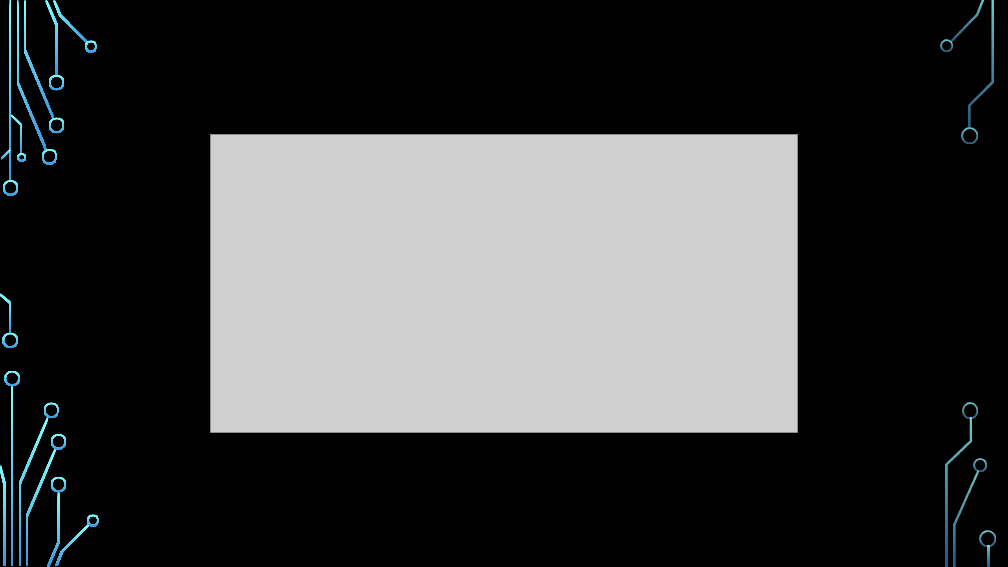
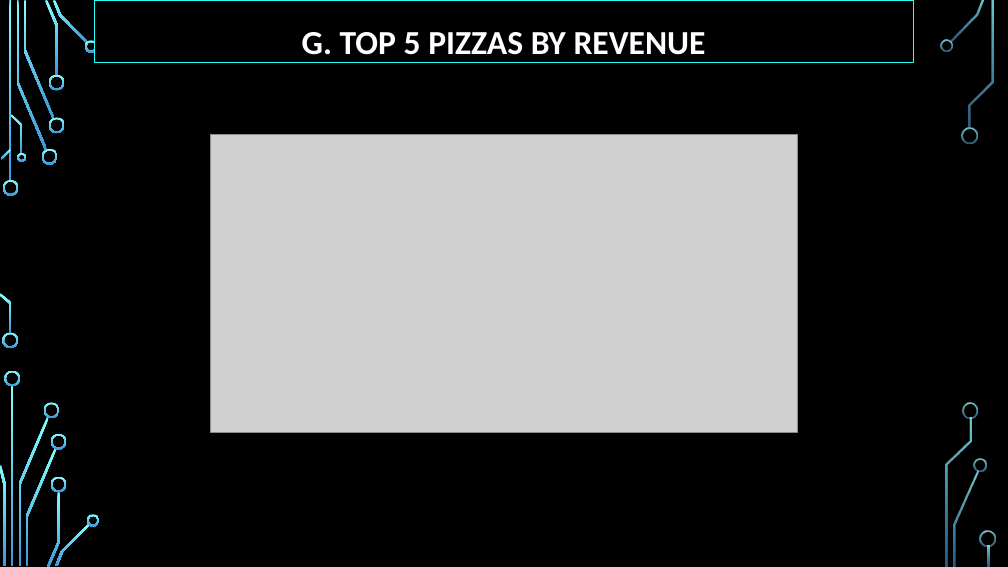
Before and after one commit to Madhavan-Vijayakumar/Projects, a slide deck: slide 12 of Portfolio Projects/Pizza Sales Analysis/SQL/PIZZA SALES REPORT.pptx. Drawn at 1008x567 pixels with LibreOffice and Linux fonts; fonts in the diff are those of the drawing; grey boxes stand for pictures; background and template pictures are left out. Boxes give left, top, right and bottom in pixels: in the first picture for what was removed or moved away, otherwise in the second. Text is boxed around its words. In the diff, an @@ line names an element or a change of style, - is before the commit and + after.

```diff
--- a/Portfolio Projects/Pizza Sales Analysis/SQL/PIZZA SALES REPORT.pptx
+++ b/Portfolio Projects/Pizza Sales Analysis/SQL/PIZZA SALES REPORT.pptx
@@ title "G. TOP 5 PIZZAS BY ..." at [95, 0, 913, 63]: text colour #000000 to #FFFFFF; fill none to #000000; outline none to #22FFFF 0.75 pt @@
```
Also in this commit, not shown: 16 other slides changed, 1 slide added.
